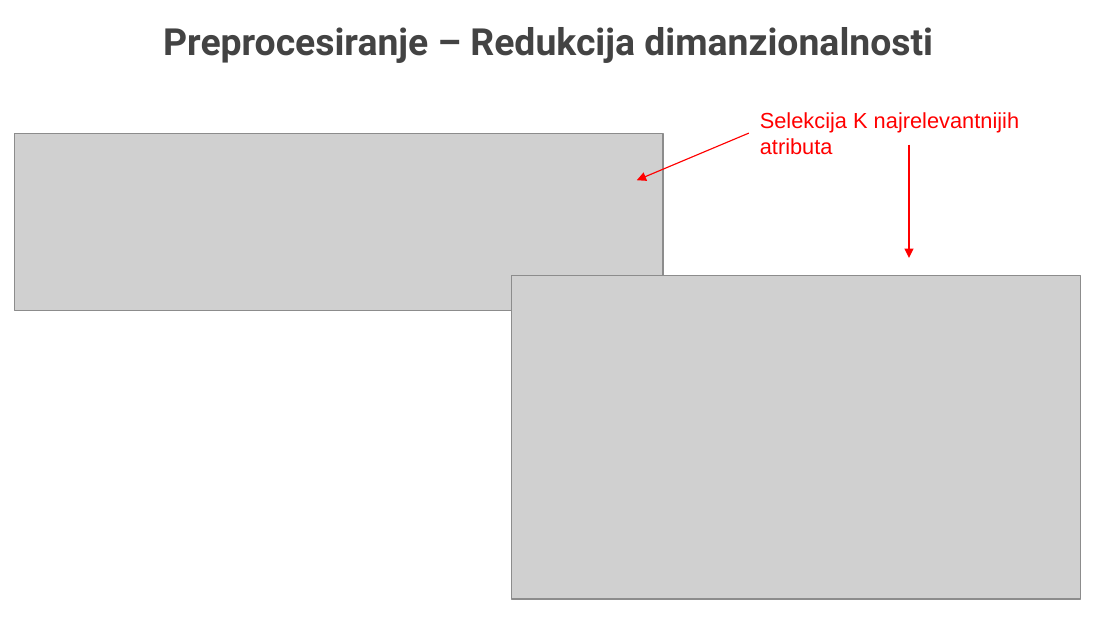
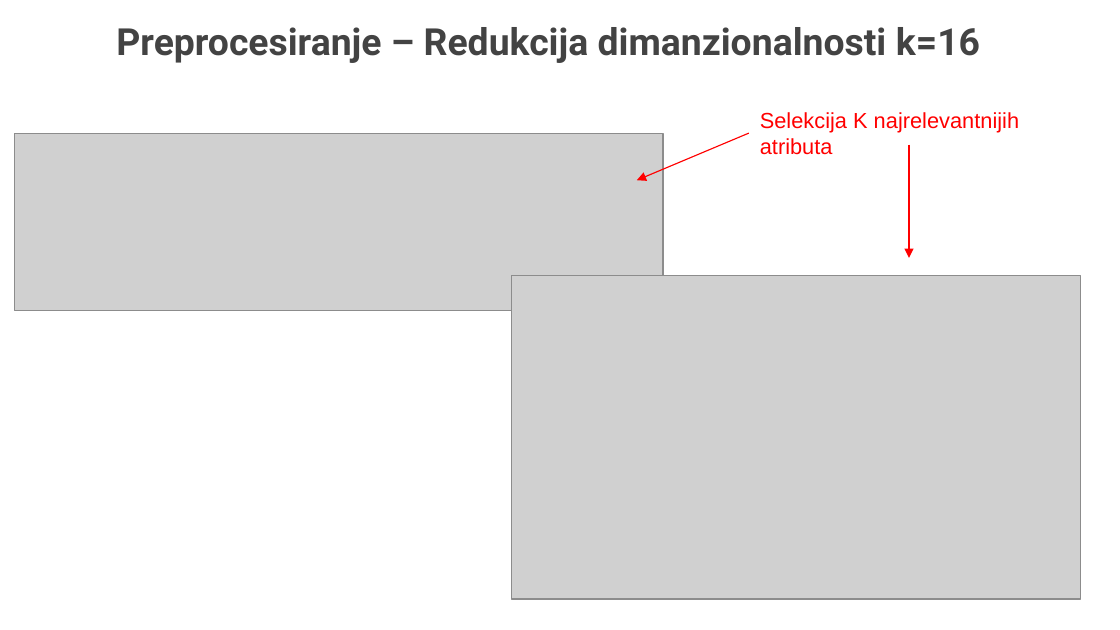
Before and after one commit to danica540/tehnike-i-metode-analize-podaka, a slide deck: slide 14 of Tehnike i metode analize podataka - Danica Djordjevic 1121 Prezentacijaa.pptx (slide 8 before the commit). Drawn at 1120x630 pixels with LibreOffice and Linux fonts; fonts in the diff are those of the drawing; grey boxes stand for pictures; background and template pictures are left out. Boxes give left, top, right and bottom in pixels: in the first picture for what was removed or moved away, otherwise in the second. Text is boxed around its words. In the diff, an @@ line names an element or a change of style, - is before the commit and + after.

```diff
--- a/Tehnike i metode analize podataka - Danica Djordjevic 1121 Prezentacijaa.pptx
+++ b/Tehnike i metode analize podataka - Danica Djordjevic 1121 Prezentacijaa.pptx
@@ title at (x1=116, y1=27, x2=980, y2=63): text changed @@
-Preprocesiranje – Redukcija dimanzionalnosti
+Preprocesiranje – Redukcija dimanzionalnosti k=16
```
Also in this commit, not shown: 4 other slides changed, 4 slides added, 7 other files.
